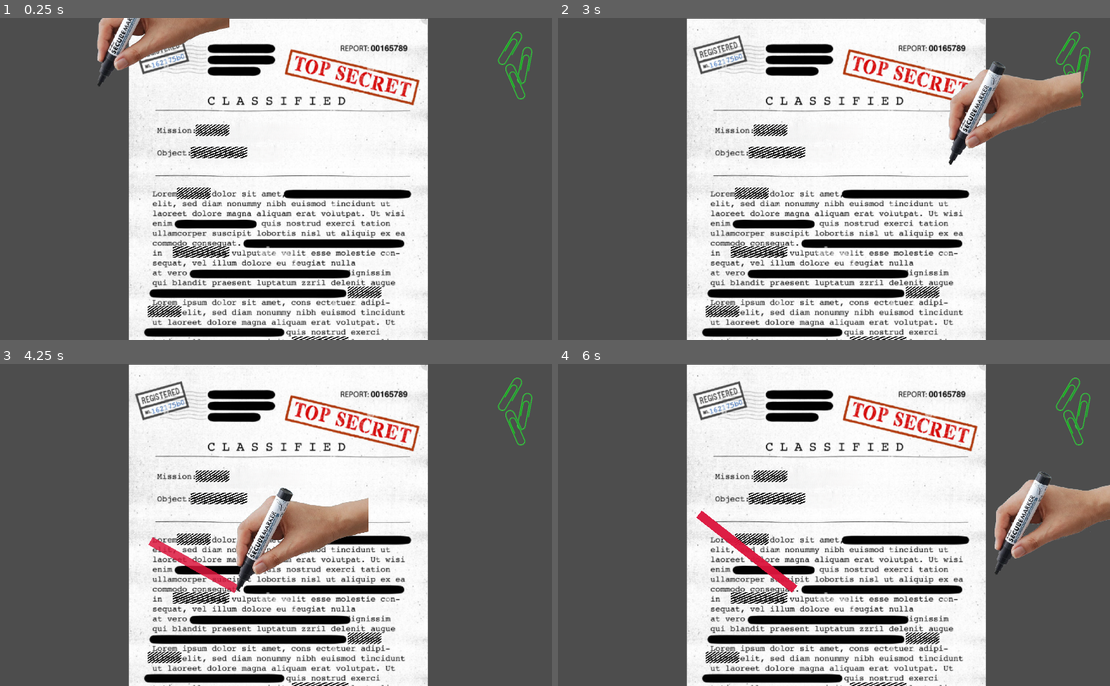
Above: before the commit, frames 1-4 (two rows, left to right).
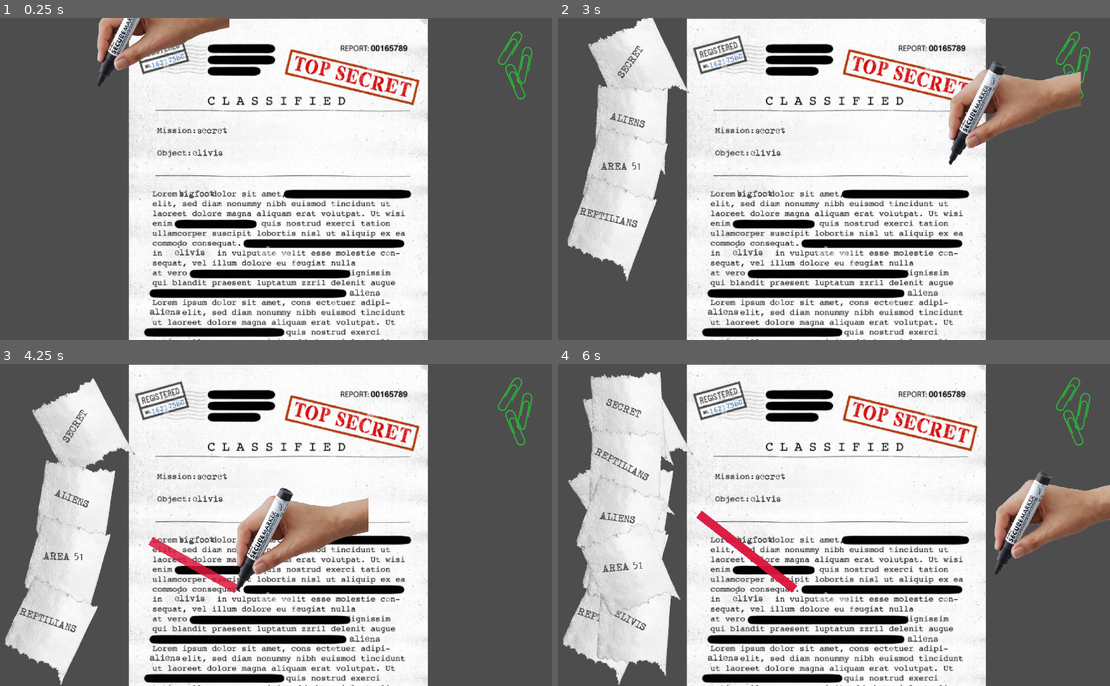
Above: after the commit, the same moments.

Repository: dx0ne/komiksjam2026
Game: Godot game, scene res://game.tscn
Same seed, same stepped clock (60 frames per second), same inputs: the game is played once before the commit and once after it.
Inputs (mouse positions are in pixels of both pictures, inside the frame that each line leads up to):
- Up to frame 1 (0.25 s): no input
- Up to frame 2 (3 s): click (773, 130) at 0.52 s; click (773, 130) at 1.27 s; click (773, 130) at 2.02 s; tap Enter at 2.75 s; move the mouse to (949, 162) at 2.77 s; hold 1 (rand_toilet_msg, bound only after the commit) from 2.78 s (still down); click (949, 162) at 2.92 s
- Up to frame 3 (4.25 s): release 1 (rand_toilet_msg, bound only after the commit) at 3.5 s; drag from (149, 541) to (237, 589) at 3.52 s
- Up to frame 4 (6 s): move the mouse to (878, 454) at 4.27 s; hold 1 (rand_toilet_msg, bound only after the commit) 4.28-5 s; click (878, 454) at 4.42 s; drag from (795, 589) to (651, 476) at 5.02 s; move the mouse to (994, 573) at 5.77 s; hold 1 (rand_toilet_msg, bound only after the commit) from 5.78 s (still down); click (994, 573) at 5.92 s

The runs differ from the first frame. In frame 1, 1.2% of the frame differs, in the area x 26-70%, y 32-100%; in frame 2, 11%; in frame 3, 12%; in frame 4, 15%, in the area x 0-70%, y 2-100%.

Commit message:
toilet msgs

Diff:
--- /dev/null
+++ b/potty-secret/WordManager.gd
@@ -0,0 +1,20 @@
+extends Node
+
+var master_list: Array[String] = ["aliens", "elivis", "bigfoot", "reptilians", "secret", "Area 51"]
+#var master_list: Array[String] = ["AAAAA", "BBBBB", "CCCCC", "DDDDD", "EEEEE", "FFFF"]
+
+var active_queue: Array[String] = []
+
+func get_next_batch(count: int = 4) -> Array[String]:
+	if active_queue.size() < count:
+		_refill_queue()
+
+	var batch: Array[String] = []
+	for i in range(count):
+		batch.append(active_queue.pop_front())
+
+	return batch
+
+func _refill_queue():
+	active_queue = master_list.duplicate()
+	active_queue.shuffle()
--- a/potty-secret/game.gd
+++ b/potty-secret/game.gd
@@ -8,9 +8,13 @@
 var is_dragging:bool=false;
 var line_color:Color = Color(Color.CRIMSON);
 
+const TOILET_SCN = preload("res://toilet_msg.tscn");
+
 func _input(event):
 	if event.is_action_pressed("quit"):
 		get_tree().quit();
+	if event.is_action_pressed("rand_toilet_msg"):
+		new_tolilet_msgs();
 	if event is InputEventMouseButton:
 		if event.button_index == MOUSE_BUTTON_WHEEL_UP and event.pressed:
 			node_2d.position.y+=50*event.factor;
@@ -29,3 +33,32 @@
 func _process(_delta):
 	marker.position = get_local_mouse_position();
 	pass;
+
+func clear_toiler() -> void:
+	for child in %toilet_msgs_container.get_children():
+		child.queue_free();
+	pass
+
+func new_tolilet_msgs() -> void:
+	var max_msgs:int = 4;
+	var y_pad_perct = 0.2;
+	var y_padding = viewport_size.y*y_pad_perct;
+	var y_spacer = viewport_size.y*(1.0-y_pad_perct) / max_msgs;
+
+	var words = WordManager.get_next_batch(max_msgs);
+
+	for i in range(max_msgs):
+		var toilet_msg = TOILET_SCN.instantiate()
+		%toilet_msgs_container.add_child(toilet_msg);
+		toilet_msg.position.y = -100;
+		toilet_msg.set_label(words[i]);
+		toilet_msg.prep_tween();
+		var tween = create_tween().set_parallel(true)
+		var target_x = randf_range(-50,50);
+		var target_y = y_padding + (y_spacer * i);
+		target_y+=randf_range(-1*y_padding*0.1, y_padding*0.1);
+		tween.tween_property(toilet_msg, "position:y", target_y, 0.6)\
+			.set_trans(Tween.TRANS_QUART).set_ease(Tween.EASE_OUT)
+		tween.tween_property(toilet_msg, "position:x", target_x, 0.6)\
+			.set_trans(Tween.TRANS_QUART).set_ease(Tween.EASE_OUT)
+	pass
--- a/potty-secret/game.tscn
+++ b/potty-secret/game.tscn
@@ -30,5 +30,25 @@
 offset_right = 40.0
 offset_bottom = 40.0
 
+[node name="toilet_msgs_container" type="Node2D" parent="." unique_id=1395577949]
+unique_name_in_owner = true
+position = Vector2(277, 0)
+
+[node name="tmc_s1" type="Node2D" parent="toilet_msgs_container" unique_id=778641699]
+unique_name_in_owner = true
+position = Vector2(0, 148)
+
+[node name="tmc_s2" type="Node2D" parent="toilet_msgs_container" unique_id=1956880014]
+unique_name_in_owner = true
+position = Vector2(0, 399)
+
+[node name="tmc_s3" type="Node2D" parent="toilet_msgs_container" unique_id=170265774]
+unique_name_in_owner = true
+position = Vector2(-23, 616)
+
+[node name="tmc_s4" type="Node2D" parent="toilet_msgs_container" unique_id=295945145]
+unique_name_in_owner = true
+position = Vector2(-12, 873)
+
 [connection signal="draw" from="." to="." method="_on_draw"]
 [connection signal="ready" from="." to="." method="_on_ready"]
--- a/potty-secret/project.godot
+++ b/potty-secret/project.godot
@@ -14,6 +14,10 @@
 run/main_scene="uid://cggyjbbmibssx"
 config/features=PackedStringArray("4.6", "Forward Plus")
 config/icon="res://icon.svg"
+
+[autoload]
+
+WordManager="*uid://b6ac6t8vvq2tt"
 
 [display]
 
@@ -44,6 +48,11 @@
 "events": [Object(InputEventKey,"resource_local_to_scene":false,"resource_name":"","device":0,"window_id":0,"alt_presse …(194 unchanged characters)…
 ]
 }
+rand_toilet_msg={
+"deadzone": 0.2,
+"events": [Object(InputEventKey,"resource_local_to_scene":false,"resource_name":"","device":-1,"window_id":0,"alt_pressed":false,"shift_pressed":false,"ctrl_pressed":false,"meta_pressed":false,"pressed":false,"keycode":0,"physical_keycode":49,"key_label":0,"unicode":49,"location":0,"echo":false,"script":null)
+]
+}
 
 [physics]
 
--- a/potty-secret/redact_button.tscn
+++ b/potty-secret/redact_button.tscn
@@ -1,7 +1,6 @@
 [gd_scene format=3 uid="uid://cwdb3ffd4lapr"]
 
 [ext_resource type="Script" uid="uid://bli1aq5ydkq73" path="res://redacted_button.gd" id="2_w30fr"]
-[ext_resource type="Texture2D" uid="uid://b0mulbh7y2308" path="res://art/diagonal.png" id="3_26elu"]
 [ext_resource type="LabelSettings" uid="uid://xiopkx42p8lf" path="res://new_label_settings.tres" id="3_w30fr"]
 
 [node name="Node2D" type="Node2D" unique_id=1749442742]
@@ -21,7 +20,6 @@
 offset_top = -8.0
 offset_right = -9.0
 offset_bottom = -8.0
-texture_normal = ExtResource("3_26elu")
 ignore_texture_size = true
 stretch_mode = 0
 
--- a/potty-secret/redacted_button.gd
+++ b/potty-secret/redacted_button.gd
@@ -8,7 +8,7 @@
 
 @onready var btn:TextureButton = %TextureButton;
 
-var words = ["aliens", "elivis", "bigfoot", "reptilians"]
+var words = ["aliens", "elivis", "bigfoot", "reptilians", "secret", "Area 51"]
 var random_word = words.pick_random()
 
 var is_dragging = false
--- /dev/null
+++ b/potty-secret/toilet_msg.gd
@@ -0,0 +1,19 @@
+class_name ToiletMsg
+extends Node2D
+
+func set_label(str:String) -> void:
+	%Label.text=str;
+	pass
+
+
+func _on_rot_node_ready() -> void:
+	%rot_node.rotation = deg_to_rad(randf_range(-30, 30));
+	%label_rot.rotation = deg_to_rad(randf_range(-30, 30));
+	pass
+
+func prep_tween() -> void:
+	var tween = create_tween().set_parallel(true)
+	var random_rotation = randf_range(-0.1*TAU, 0.1*TAU)
+	tween.tween_property(%rot_node, "rotation", random_rotation, 0.6)\
+		.set_trans(Tween.TRANS_CUBIC).set_ease(Tween.EASE_OUT)
+	pass # Replace with function body.
--- /dev/null
+++ b/potty-secret/toilet_msg.tscn
@@ -0,0 +1,48 @@
+[gd_scene format=3 uid="uid://bo2ang8m6edru"]
+
+[ext_resource type="Texture2D" uid="uid://ddu3t08tmumlv" path="res://art/toilet_paper1.png" id="1_iroeo"]
+[ext_resource type="Script" uid="uid://cfljy3tlyfux0" path="res://toilet_msg.gd" id="1_sr2dh"]
+[ext_resource type="FontFile" uid="uid://deslgs2gfga7" path="res://art/Mom«t___.ttf" id="3_sr2dh"]
+
+[sub_resource type="LabelSettings" id="LabelSettings_6tctt"]
+font = ExtResource("3_sr2dh")
+font_size = 30
+font_color = Color(0.18, 0.18, 0.18, 0.76862746)
+outline_color = Color(0.30692267, 0.3069227, 0.3069227, 1)
+
+[node name="Node2D" type="Node2D" unique_id=259203969]
+script = ExtResource("1_sr2dh")
+
+[node name="rot_node" type="Node2D" parent="." unique_id=1973481321]
+unique_name_in_owner = true
+
+[node name="ToiletPaper1" type="Sprite2D" parent="rot_node" unique_id=84428212]
+position = Vector2(13, 30)
+scale = Vector2(0.7374074, 0.69391096)
+texture = ExtResource("1_iroeo")
+
+[node name="label_rot" type="Node2D" parent="rot_node" unique_id=1642747080]
+unique_name_in_owner = true
+
+[node name="Label" type="Label" parent="rot_node/label_rot" unique_id=821471386]
+unique_name_in_owner = true
+anchors_preset = 8
+anchor_left = 0.5
+anchor_top = 0.5
+anchor_right = 0.5
+anchor_bottom = 0.5
+offset_left = -81.0
+offset_top = -25.5
+offset_right = 81.0
+offset_bottom = 25.5
+grow_horizontal = 2
+grow_vertical = 2
+size_flags_horizontal = 4
+mouse_filter = 0
+text = "fsdfs"
+label_settings = SubResource("LabelSettings_6tctt")
+horizontal_alignment = 1
+vertical_alignment = 1
+uppercase = true
+
+[connection signal="ready" from="rot_node" to="." method="_on_rot_node_ready"]
Not shown, added: potty-secret/WordManager.gd.uid
Binary file added: potty-secret/art/toilet_paper1.png
Not shown, added: potty-secret/art/toilet_paper1.png.import
Not shown, added: potty-secret/toilet_msg.gd.uid
